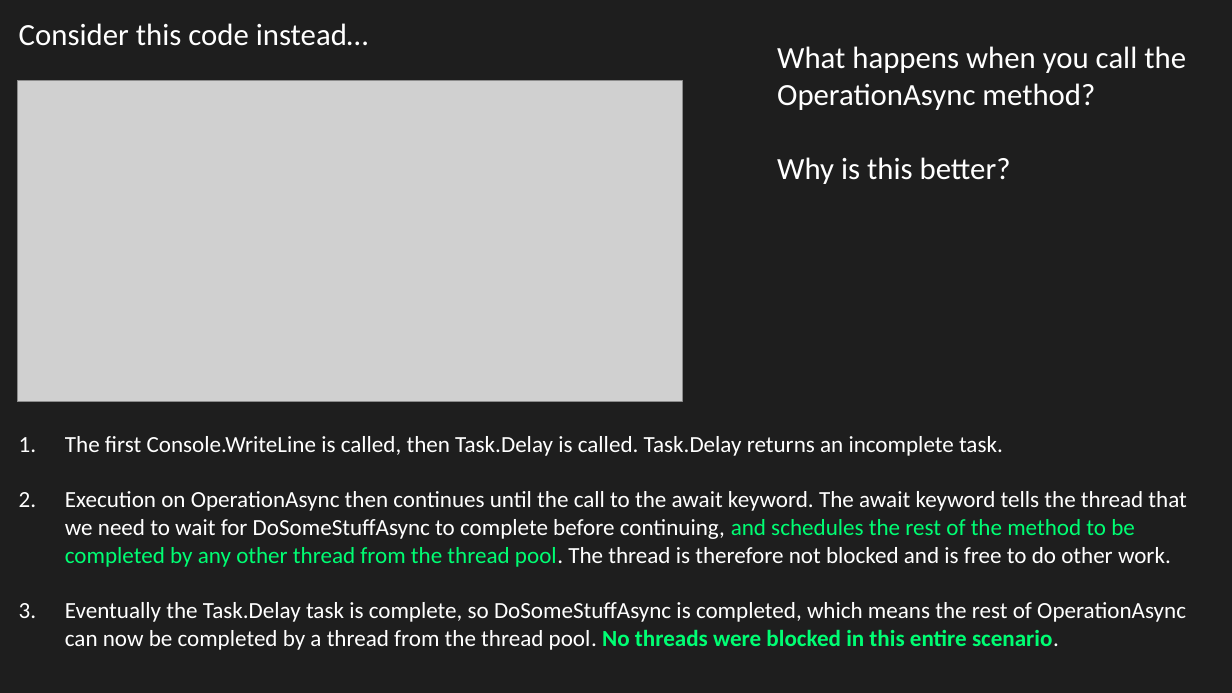
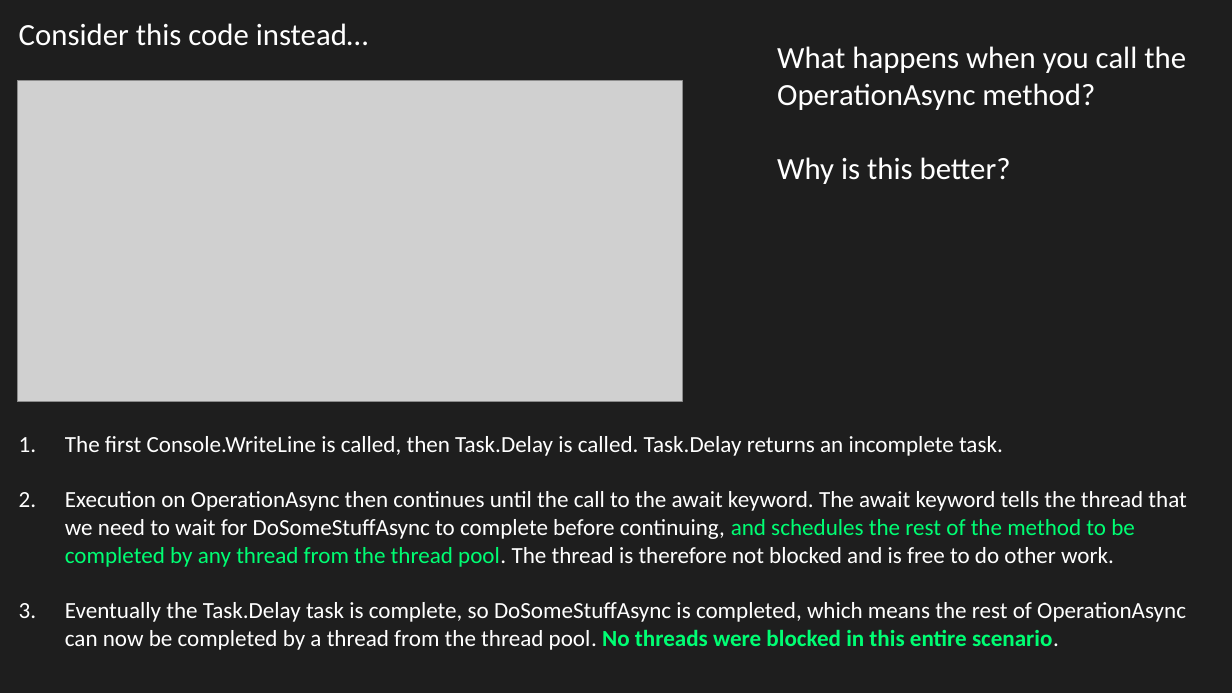
Before and after one commit to JoshKain/AsyncAwaitQuiz, a slide deck: slide 16 of Async and await presentation.pptx. Drawn at 1232x693 pixels with LibreOffice and Linux fonts; fonts in the diff are those of the drawing; grey boxes stand for pictures. Boxes give left, top, right and bottom in pixels: in the first picture for what was removed or moved away, otherwise in the second. Text is boxed around its words. In the diff, an @@ line names an element or a change of style, - is before the commit and + after.

Commit message:
Updated slides

```diff
--- a/Async and await presentation.pptx
+++ b/Async and await presentation.pptx
@@ text at (x1=65, y1=491, x2=1186, y2=567): text changed @@
-2. Execution on OperationAsync then continues until the call to the await keyword. The await keyword tells the thread that we need to wait for DoSomeStuffAsync to complete before continuing, and schedules the rest of the method to be completed by any other thread from the thread pool. The thread is therefore not blocked and is free to do other work.
+2. Execution on OperationAsync then continues until the call to the await keyword. The await keyword tells the thread that we need to wait for DoSomeStuffAsync to complete before continuing, and schedules the rest of the method to be completed by any thread from the thread pool. The thread is therefore not blocked and is free to do other work.
```
